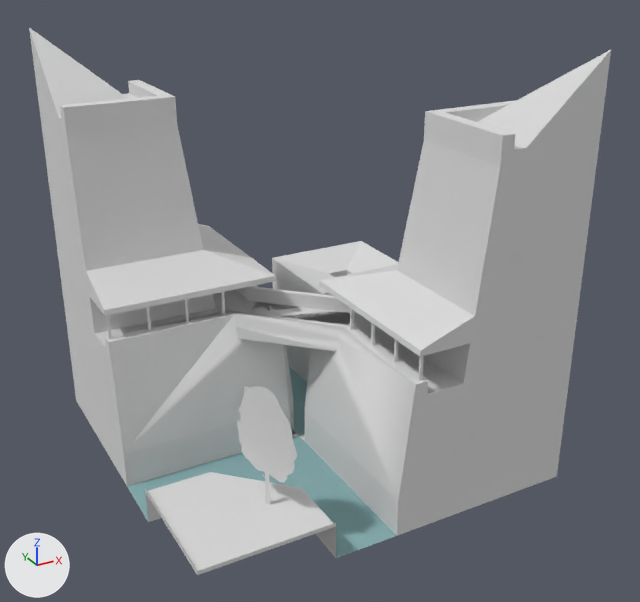
The OBJ model assets/stl_export/c2cw.obj, before and after one commit.
Rendered twice from a 50 mm camera at (-29.5, -57.3, 37.7) aimed at (0.9, -2.1, 10.1). The axes (+X, +Y, +Z) are drawn at lower left. The lights are the same throughout. The picture after the commit comes second. Where no turn or scale is listed for an object, it has been applied to the vertices. Vertices at exactly the same position are counted once.

In view in the first picture: 'c2cw'.
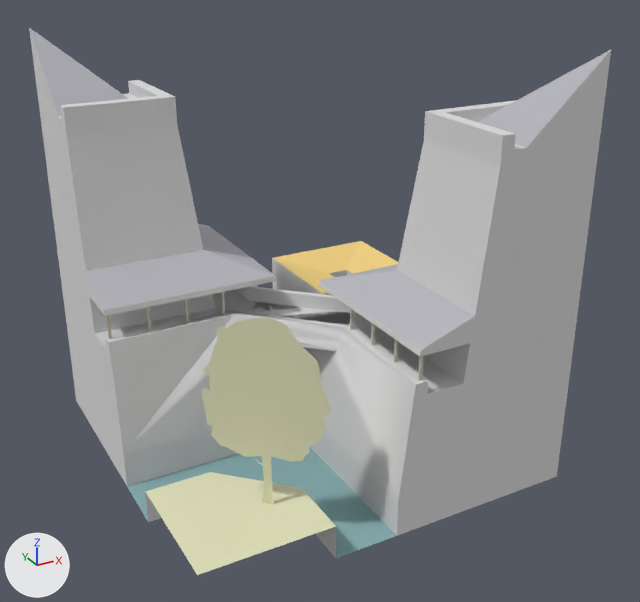
The change, as a list of edits to the scene's bpy script:
```text
Add mat_material:
    mat_material = principled_material('Material')
    mat_material.base_color = (0.878, 0.639, 0.224)  # yellow #f1d182
    mat_material.roughness = 1.0
Add mat_w:
    mat_w = principled_material('w')
    mat_w.base_color = (0.757, 0.757, 0.502)  # beige #e2e2bc
    mat_w.roughness = 1.0
Add mat_cortyard:
    mat_cortyard = principled_material('cortyard')
    mat_cortyard.base_color = (0.878, 0.792, 0.651)  # pale yellow #f1e6d3
    mat_cortyard.roughness = 1.0
Add mat_straw:
    mat_straw = principled_material('straw')
    mat_straw.base_color = (0.569, 0.514, 0.42)  # light grey #c7bead
    mat_straw.roughness = 1.0
Add mat_castleroof:
    mat_castleroof = principled_material('castleRoof')
    mat_castleroof.base_color = (0.471, 0.471, 0.51)  # grey #b7b7bd
    mat_castleroof.roughness = 1.0
Change me_c2cw:
    used by ob_c2cw; location = (0.0, 0.0, 0.0)
    remove me_c2cw.from_pydata(...)  # 368 vertices, 636 faces; spans x -15.0..15.0, y -15.0..15.0, z -3.0..29.6
    add me_c2cw.from_pydata(...)  # 366 vertices, 630 faces; spans x -15.0..15.0, y -15.0..15.0, z -3.0..29.6
    me_c2cw part 1
    69 vertices are removed from x -15.0..5.0, y -15.0..7.0, z -0.3..9.0
    101 faces are deleted
    1 vertex moves from x -7.9, y -10.6, z -0.3 to x -8.1, y -10.4, z -0.3
    67 vertices are added at x -11.3..5.0, y -13.3..7.0, z -0.3..14.1
    24 new faces join them, mat_default (light grey #dadada)
    3 new faces join them, mat_cortyard (pale yellow #f1e6d3)
    68 new faces join them, mat_w (beige #e2e2bc)
    me_c2cw part 2: 3 faces spanning x -15.0..-5.0, y -15.0..-5.0, z -0.3 switch from mat_default (light grey #dadada) to mat_w (beige #e2e2bc)
    me_c2cw part 3: 12 faces spanning x -15.0..15.0, y -15.0..15.0, z 11.4..29.6 switch from mat_default (light grey #dadada) to mat_castleroof (grey #b7b7bd)
    me_c2cw part 4: 192 faces spanning x -14.8..14.8, y -14.7..14.7, z 9.0..11.0 switch from mat_default (light grey #dadada) to mat_straw (light grey #c7bead)
    me_c2cw part 5: 8 faces spanning x 5.0..15.0, y 5.0..15.0, z 6.2..7.2 switch from mat_default (light grey #dadada) to mat_material (yellow #f1d182)
    add me_c2cw.materials.append(mat_cortyard)  # pale yellow #f1e6d3
```

Location of each change, [x1, y1, x2, y2] in pixels of the pictures (640 x 602 px; the box of a moved part takes in the faces that stretch with it):
part 1 of me_c2cw, moved or reshaped: before [59, 93, 526, 575]; after [59, 93, 526, 504]
part 2 of me_c2cw, recoloured (light grey to beige): [147, 472, 334, 571] in both
part 3 of me_c2cw, recoloured: [29, 28, 610, 350] in both
part 4 of me_c2cw, recoloured: [106, 292, 424, 381] in both
part 5 of me_c2cw, recoloured (light grey to yellow): [273, 241, 398, 294] in both
